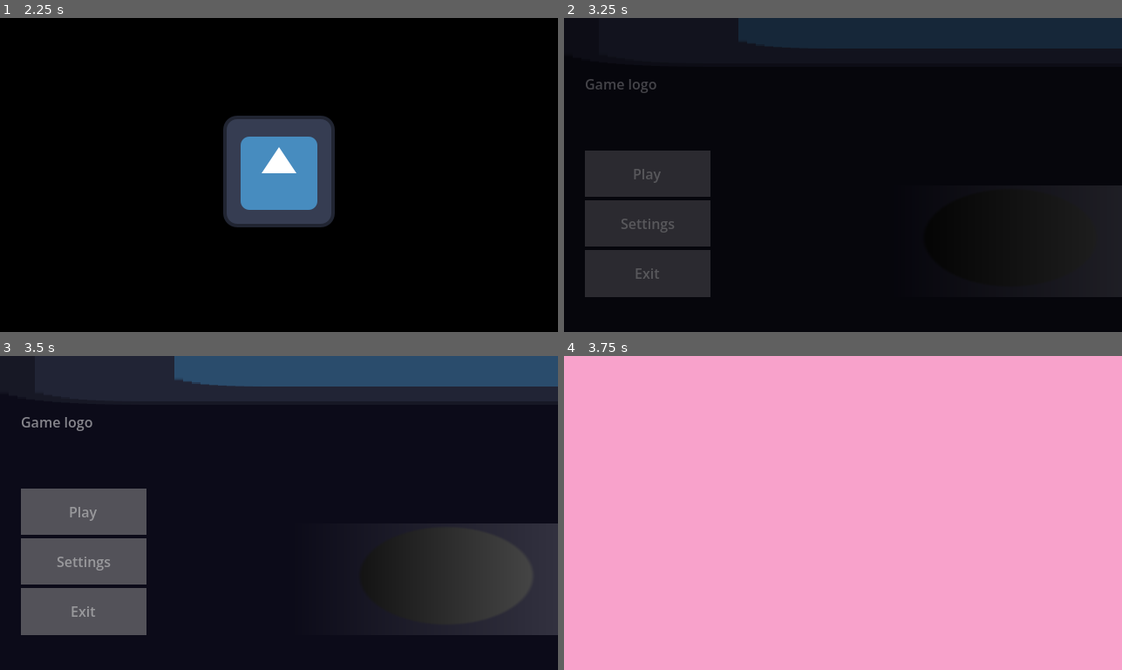
Above: before the commit, frames 1-4 (two rows, left to right).
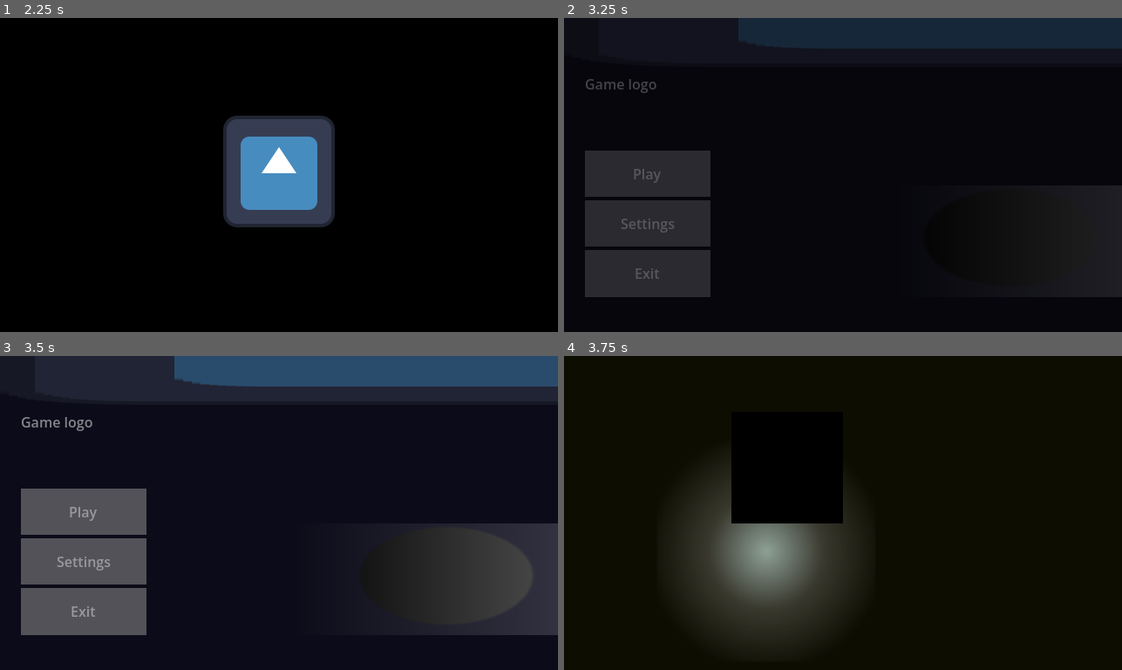
Above: after the commit, the same moments.

Repository: NightInsX/StinkyBonesTests
Game: Godot game, scene res://scenes/introsplash.tscn
The game is run twice, just before and just after one commit, with the same random seed, the same clock (stepped at 60 frames per second) and the same inputs. The engine's default icon, where the game draws it, is replaced by a stand-in: a white triangle on a blue panel in a dark square.
Inputs (mouse positions are in pixels of both pictures, inside the frame that each line leads up to):
- Up to frame 1 (2.25 s): tap Enter at 0.5, 2 s; move the mouse to (401, 159) at 0.52 s; click (401, 159) at 0.67 s; tap Space at 1.25 s; move the mouse to (167, 190) at 1.27 s; click (167, 190) at 1.42 s; move the mouse to (334, 105) at 2.02 s; click (334, 105) at 2.17 s
- Up to frame 2 (3.25 s): tap Space at 2.75 s; move the mouse to (815, 237) at 2.77 s; click (815, 237) at 2.92 s
- Up to frame 3 (3.5 s): no input
- Up to frame 4 (3.75 s): click "Play" at 3.5 s

Frames 1-3 are identical in both runs. In frame 4, 100% of the frame differs, in the area x 0-100%, y 0-100%.

Commit message:
Añadido protosistema de iluminacion

Diff:
--- a/scenes/overworld_testing_room.tscn
+++ b/scenes/overworld_testing_room.tscn
@@ -1,6 +1,22 @@
 [gd_scene format=3 uid="uid://bbbbb1f2d0g38"]
 
 [ext_resource type="Script" uid="uid://pfkvwgc7e0rj" path="res://scripts/overworld_testing_room.gd" id="1_pomdm"]
+
+[sub_resource type="RectangleShape2D" id="RectangleShape2D_8lupt"]
+size = Vector2(128, 128)
+
+[sub_resource type="Gradient" id="Gradient_pomdm"]
+offsets = PackedFloat32Array(0, 0.37349397, 0.78313255)
+colors = PackedColorArray(0.7391794, 0.84687734, 0.8535122, 1, 0.25, 0.25, 0.25, 1, 0, 0, 0, 1)
+
+[sub_resource type="GradientTexture2D" id="GradientTexture2D_8lupt"]
+gradient = SubResource("Gradient_pomdm")
+fill = 1
+fill_from = Vector2(0.5, 0.5)
+fill_to = Vector2(1, 1)
+
+[sub_resource type="OccluderPolygon2D" id="OccluderPolygon2D_md0c4"]
+polygon = PackedVector2Array(192, 64, 192, 192, 320, 192, 320, 64)
 
 [node name="OverworldTestingRoom" type="Node2D" unique_id=76600026]
 script = ExtResource("1_pomdm")
@@ -8,4 +24,29 @@
 [node name="ColorRect" type="ColorRect" parent="." unique_id=20182372]
 offset_right = 640.0
 offset_bottom = 360.0
-color = Color(0.9730416, 0.6343034, 0.7959823, 1)
+color = Color(0.1, 0.1, 0.1, 1)
+
+[node name="StaticBody2D" type="StaticBody2D" parent="." unique_id=113321625]
+
+[node name="Polygon2D" type="Polygon2D" parent="StaticBody2D" unique_id=741695574]
+color = Color(0, 0, 0, 1)
+polygon = PackedVector2Array(192, 64, 192, 192, 320, 192, 320, 64)
+
+[node name="CollisionShape2D" type="CollisionShape2D" parent="StaticBody2D" unique_id=173537412]
+position = Vector2(256, 128)
+shape = SubResource("RectangleShape2D_8lupt")
+
+[node name="PointLight2D" type="PointLight2D" parent="." unique_id=1865981145]
+position = Vector2(232.00002, 224)
+scale = Vector2(3.9374995, 3.96875)
+energy = 6.83
+texture = SubResource("GradientTexture2D_8lupt")
+
+[node name="DirectionalLight2D" type="DirectionalLight2D" parent="." unique_id=1571400629]
+position = Vector2(100, 188)
+scale = Vector2(1.375, 1.375)
+color = Color(0.45882353, 0.48235294, 0.9019608, 1)
+blend_mode = 1
+
+[node name="LightOccluder2D" type="LightOccluder2D" parent="." unique_id=653428404]
+occluder = SubResource("OccluderPolygon2D_md0c4")
